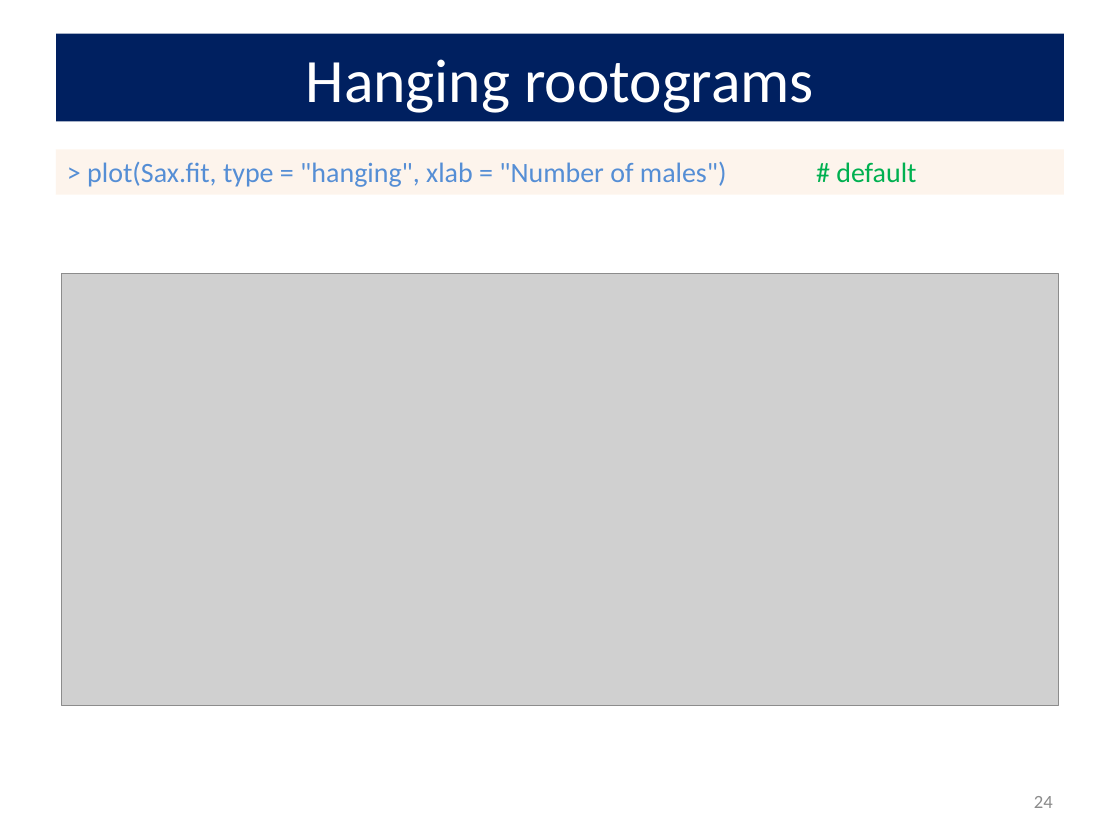
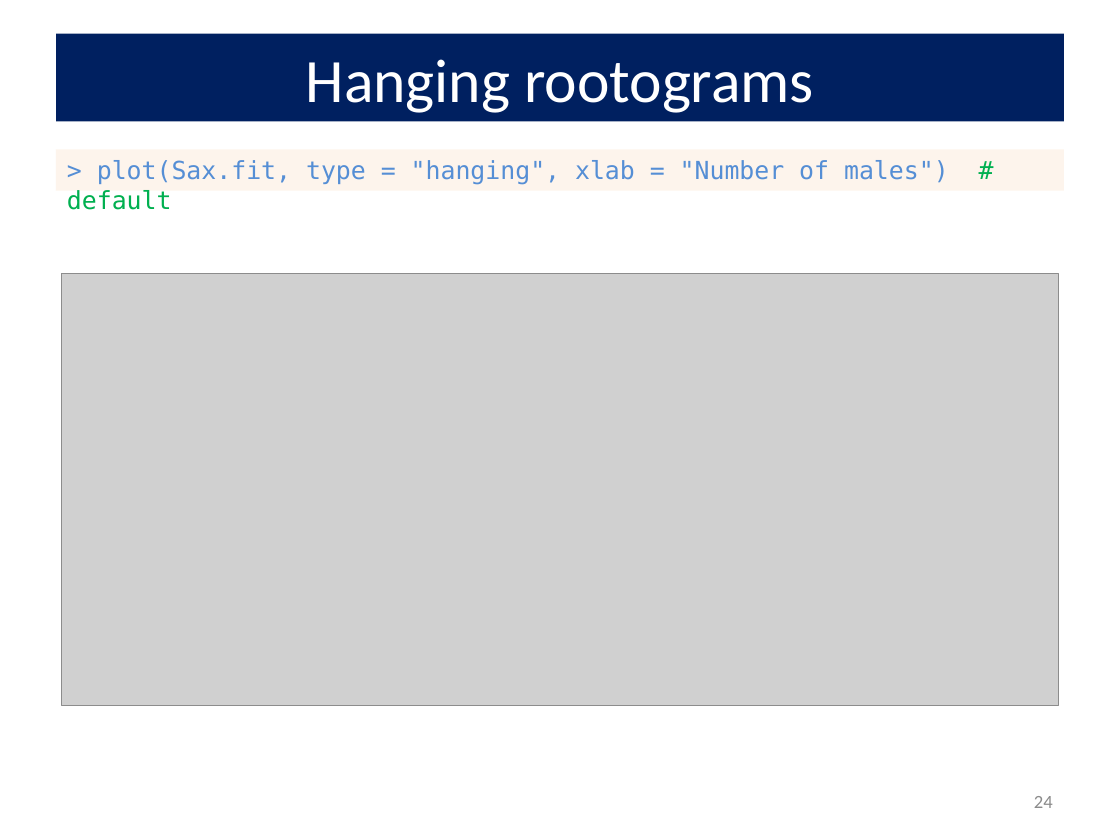
Before and after one commit to friendly/psy6136, a slide deck: slide 24 of lectures/02-Discrete.pptx. Drawn at 1120x840 pixels with LibreOffice and Linux fonts; fonts in the diff are those of the drawing; grey boxes stand for pictures. Boxes give left, top, right and bottom in pixels: in the first picture for what was removed or moved away, otherwise in the second. Text is boxed around its words. In the diff, an @@ line names an element or a change of style, - is before the commit and + after.

```diff
--- a/lectures/02-Discrete.pptx
+++ b/lectures/02-Discrete.pptx
@@ rectangle "> plot(Sax.fit, type = "hanging", ...": place and size @@
-rectangle "> plot(Sax.fit, type = "hanging", ..." at [56, 149, 1064, 194]
+rectangle "> plot(Sax.fit, type = "hanging", ..." at [56, 149, 1064, 190]
@@ rectangle "> plot(Sax.fit, type = "hanging", ..." at [56, 149, 1064, 190]: size 18 to 16 pt, font Calibri to DejaVu Sans Mono @@
```
Also in this commit, not shown: 8 other slides changed, 12 other files.
